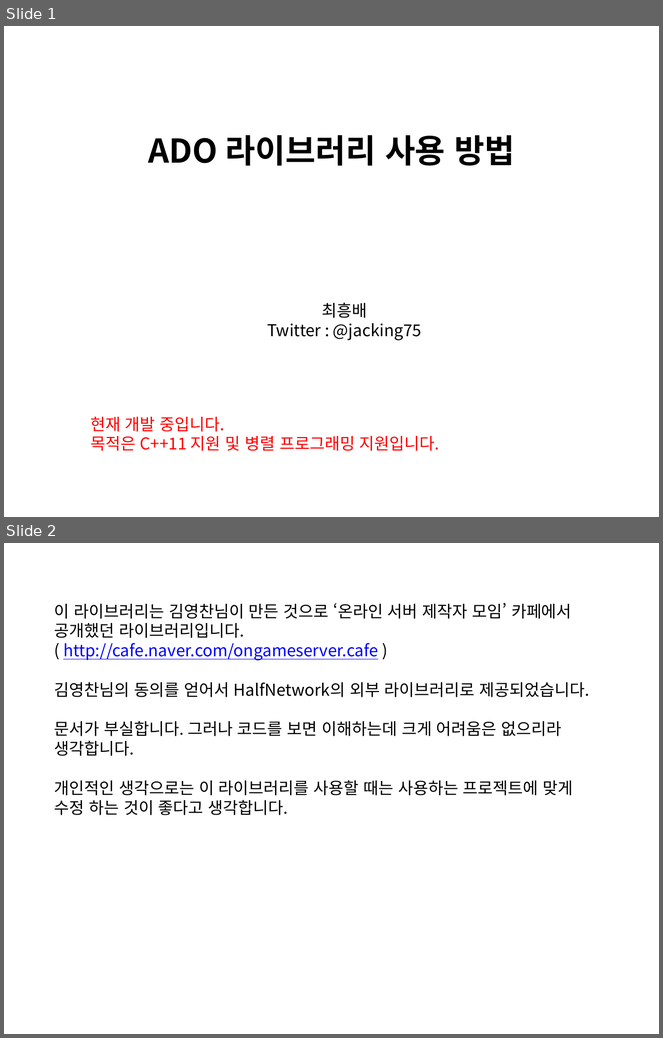
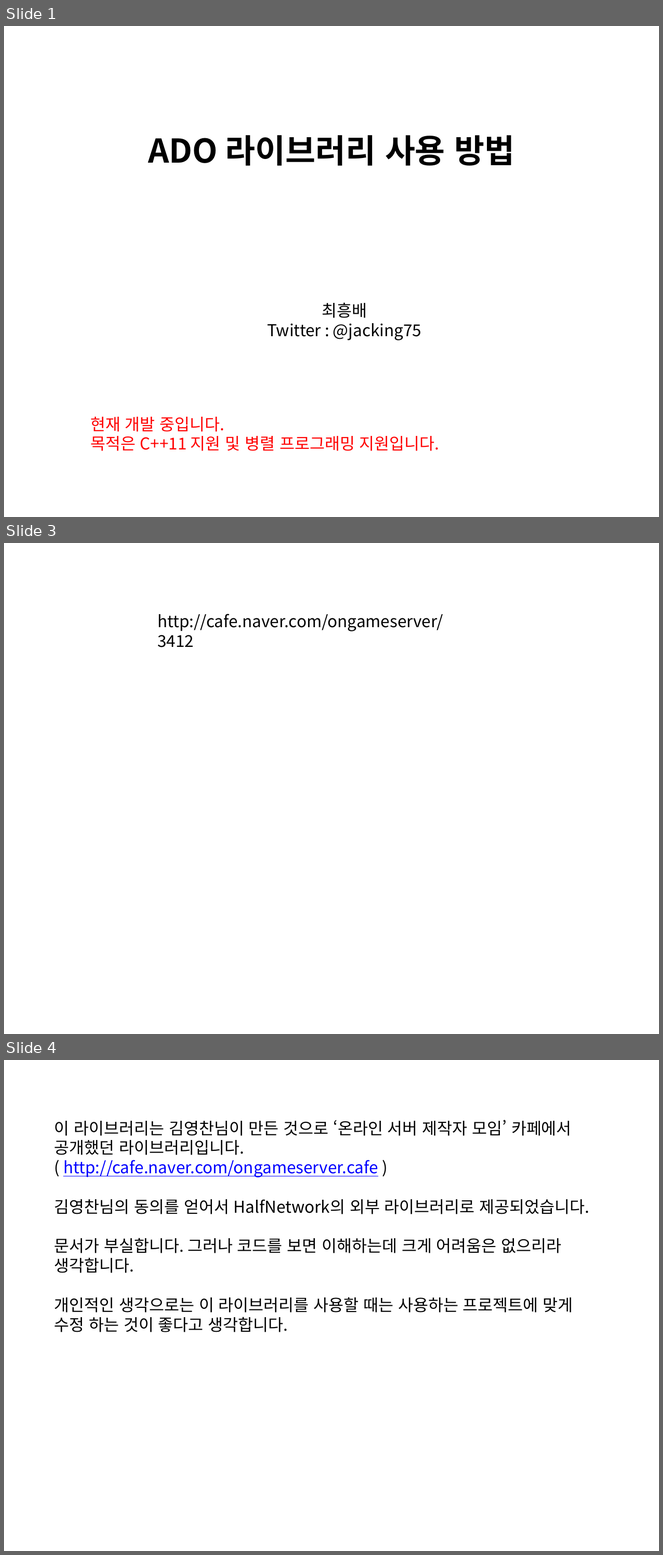
Before and after one commit to javawork/halfnetwork, a slide deck: ExternalLib/AsyncAdo/readme(Kor).pptx. Shown one above the other, each under a label of ours: slides 1 and 2 before the commit, slides 1, 3 and 4 after it; the slides between them are not shown. The pictures are 663x1038 and 663x1555 pixels, drawn with LibreOffice and Linux fonts; fonts in the diff are those of the drawing. Boxes give left, top, right and bottom in pixels: in the first picture for what was removed or moved away, otherwise in the second. Text is boxed around its words. In the diff, an @@ line names an element or a change of style, - is before the commit and + after.

```diff
--- a/ExternalLib/AsyncAdo/readme(Kor).pptx
+++ b/ExternalLib/AsyncAdo/readme(Kor).pptx
@@ slide 3 added at box(4, 543, 659, 1034), background #FFFFFF @@
@@ text added at box(157, 614, 443, 648), 18 pt, text #000000 @@
+http://cafe.naver.com/ongameserver/3412
@@ what was slide 2 is now slide 4 @@
```
Also in this commit, not shown: 1 other slide added, 1 other file.
